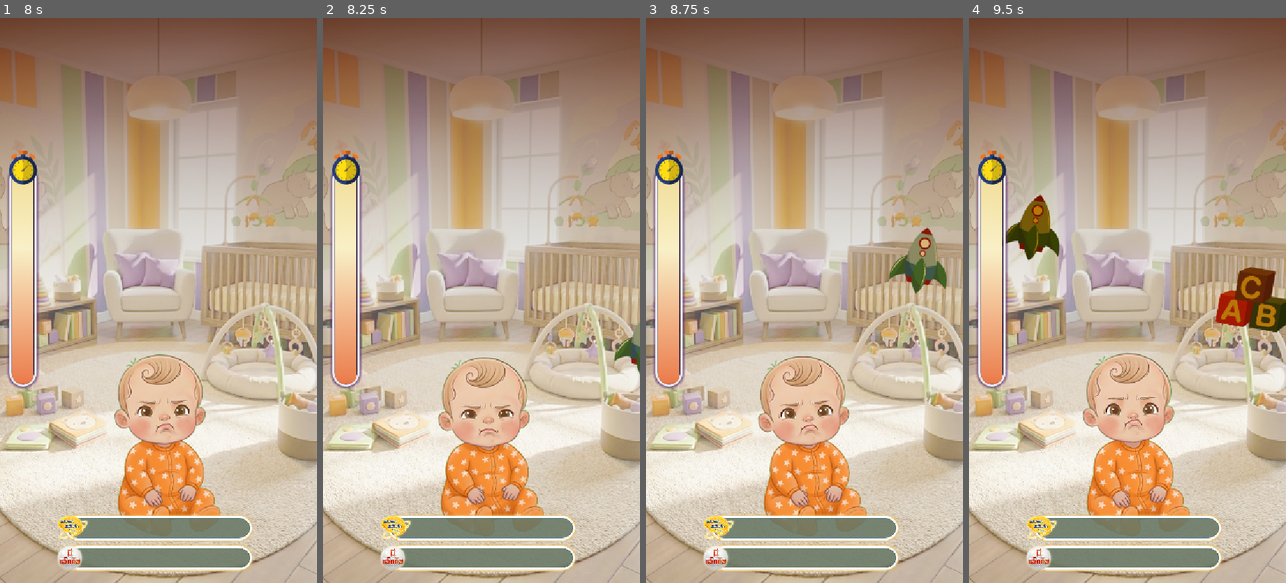
Above: before the commit, frames 1-4 (left to right).
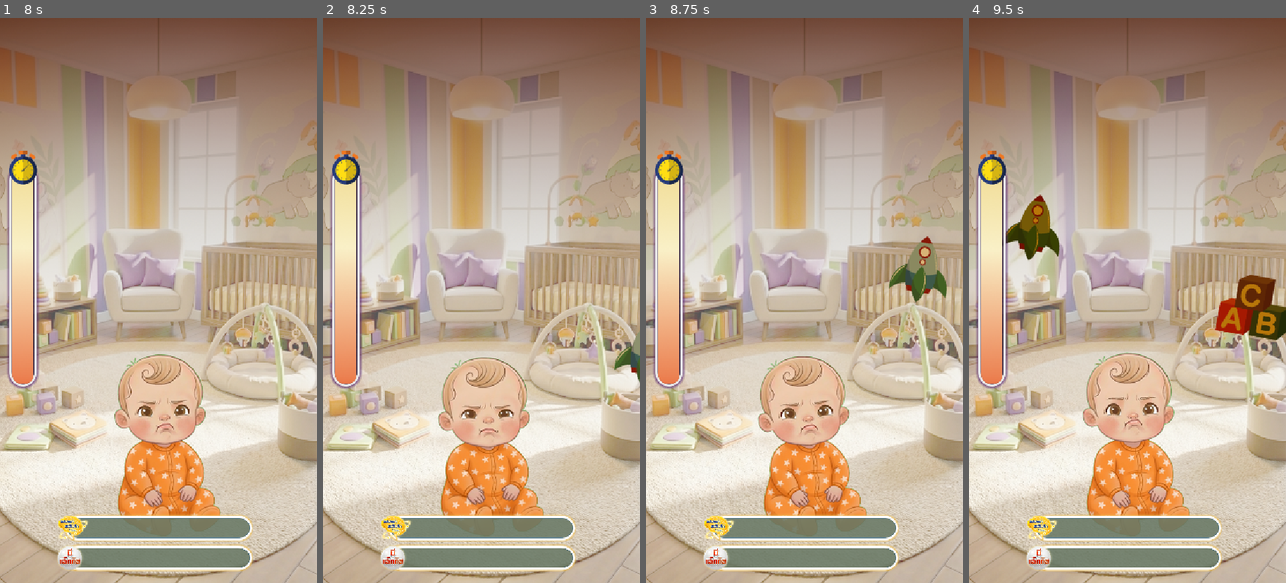
Above: after the commit, the same moments.

Repository: 6099sin/pro-c
Game: Godot game, scene res://scenes/core/Main.tscn
Same seed, same stepped clock (60 frames per second), same inputs: the game is played once before the commit and once after it. This scene is started directly instead of the project's main scene. Sound files missing from this copy of the repository are replaced by a short silence.
Inputs (mouse positions are in pixels of both pictures, inside the frame that each line leads up to):
- Up to frame 1 (8 s): tap Enter at 0.5, 2, 4.25 s; move the mouse to (228, 272) at 0.52 s; click (228, 272) at 0.67 s; tap Space at 1.25, 2.75, 5 s; drag from (95, 328) to (158, 441) at 1.27 s; move the mouse to (190, 176) at 2.02 s; click (190, 176) at 2.17 s; drag from (142, 413) to (63, 215) at 2.77 s; move the mouse to (253, 385) at 3.52 s; click (253, 385) at 3.67 s; drag from (63, 215) to (158, 441) at 4.27 s; move the mouse to (174, 300) at 5.02 s; click (174, 300) at 5.17 s; drag from (110, 159) to (95, 328) at 5.77 s; move the mouse to (228, 272) at 6.52 s; click (228, 272) at 6.67 s; drag from (95, 328) to (158, 441) at 7.27 s
- Up to frame 2 (8.25 s): move the mouse to (513, 176) at 8.02 s; click (513, 176) at 8.17 s
- Up to frame 3 (8.75 s): no input
- Up to frame 4 (9.5 s): drag from (1241, 260) to (1032, 215) at 8.77 s

Frame 1 is identical in both runs. In frame 2, 0.3% of the frame differs, in the area x 91-100%, y 53-65%; in frame 3, 0.9%; in frame 4, 1.4%, in the area x 77-100%, y 44-57%.

Commit message:
adjust spawn ratio and range spawn

Diff:
--- a/scenes/core/Main.tscn
+++ b/scenes/core/Main.tscn
@@ -34,8 +34,8 @@
 scale = Vector2(12, 12)
 
 [node name="Spawner" parent="." instance=ExtResource("2_5pwbx")]
-fruit_ratio = 0.346
-spawn_y_min_ratio = 0.4
+fruit_ratio = 0.4
+spawn_y_min_ratio = 0.5
 spawn_y_max_ratio = 0.75
 
 [node name="HUD" parent="." instance=ExtResource("3_kitw3")]
